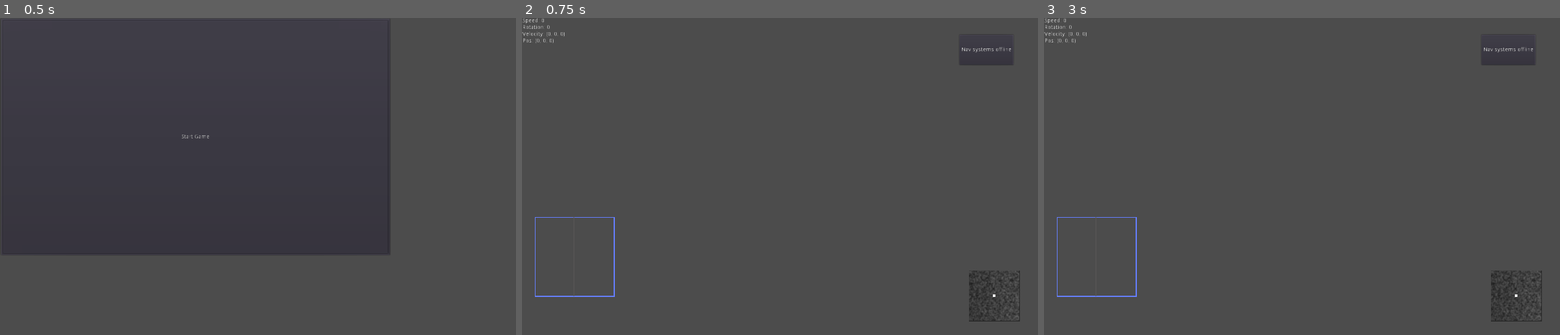
Above: before the commit, frames 1-3 (left to right).
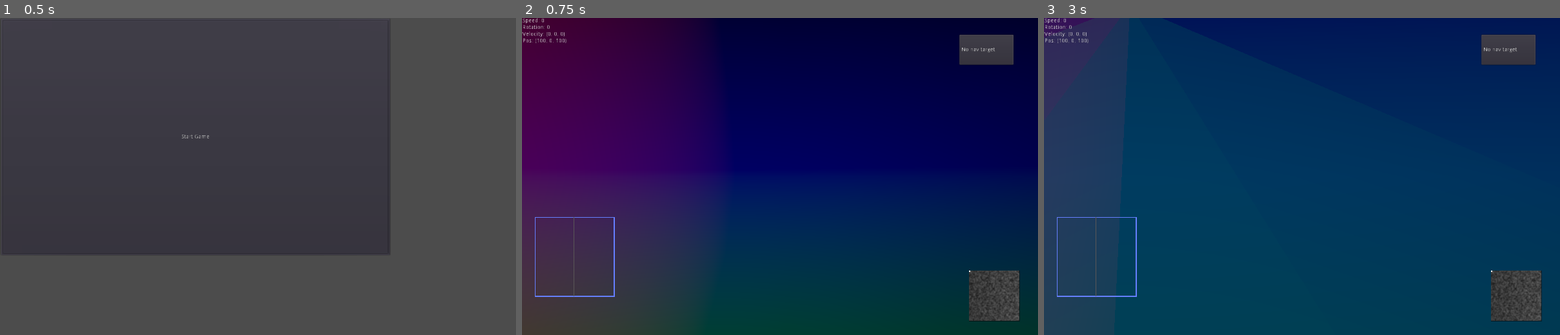
Above: after the commit, the same moments.

Repository: wraitii/WindRider
Game: Godot game, scene res://source/gui/MainMenu.tscn
The game is run twice, just before and just after one commit, with the same random seed, the same clock (stepped at 60 frames per second) and the same inputs.
Inputs:
- Up to frame 1 (0.5 s): no input
- Up to frame 2 (0.75 s): click "Start Game" at 0.5 s
- Up to frame 3 (3 s): tap Enter (ship_dock) at 1.25, 1.35, 2.1 s; hold Right (ship_rotate_right) 1.28-2.03 s; tap Escape (ship_reset_systems) at 2, 2.75 s; hold Down (ship_reverse) 2.03-2.78 s; hold Right (ship_rotate_right) from 2.78 s (still down); tap C (switch_camera) at 2.85 s

Frame 1 is identical in both runs. In frame 2, 95% of the frame differs, in the area x 0-100%, y 0-100%; in frame 3, 97%.
Error before the commit: Parse Error: ':' expected at end of line. (res://source/game/ingame.gd:34)
Error after the commit: Unable to iterate on object of type 'Nil'. (res://source/game/Galaxy.gd:10)

Commit message:
Properly handle moving around and loading scenes at last

Diff:
--- a/project.godot
+++ b/project.godot
@@ -24,6 +24,7 @@
 IO="*res://source/lib/IO.gd"
 A2V="*res://source/lib/ArrayToVectors.gd"
 DataMgr="*res://source/lib/DataMgr.gd"
+NodeHelpers="*res://source/lib/NodeHelpers.gd"
 Core="*res://source/Core.gd"
 Enums="*res://source/game/Enums.gd"
 
--- a/source/Core.gd
+++ b/source/Core.gd
@@ -15,7 +15,6 @@
 const Player = preload('game/Player.tscn')
 const Ship = preload('game/Ship.tscn')
 
-var player = null;
 var galaxy = Galaxy.new()
 var shipsData = ShipDataManager.new()
 var componentsData = ComponentDataMgr.new()
@@ -24,28 +23,30 @@
 var outsideWorldSim = OutsideWorldSim.new()
 
 func startGame():
-	gameState.currentSystem = 'Sol'
+	NodeHelpers.queue_delete(get_node('/root/MainMenu'))
+
+	gameState.player = Player.instance()
 	gameState.playerShip = Ship.instance()
 	gameState.playerShip.init('Cycles')
+	gameState.playerShipID = gameState.playerShip.ID
+
+	gameState.player.setCurrentShip(gameState.playerShip)
+	get_node('/root').add_child(gameState.player)
+
 	gameState.playerShip.teleport('Sol', Vector2(100, 100))
 
-	player = Player.instance()
-	player.setCurrentShip(gameState.playerShip)
-	get_node('/root').add_child(player)
+func unload_scene():
+	## May happen at the Start
+	if gameState.currentScene == null:
+		return
+	if gameState.playerShip != null && gameState.playerShip.is_inside_tree():
+		gameState.playerShip.get_parent().remove_child(gameState.playerShip)
+	NodeHelpers.queue_delete(gameState.currentScene)
 
-	get_node('/root/MainMenu').queue_free()
-	reload_scene()
-	gameState.playerShip.global_translate(Vector3(0,0,0))
-
-func reload_scene():
-	if gameState.currentScene:
-		gameState.currentScene.queue_free()
-
-	var playerShipData = outsideWorldSim.ship(gameState.playerShip.ID);
-	print(playerShipData.data.dockedAt)
-	if playerShipData.data.dockedAt != null:
+func load_scene():
+	if gameState.playerShip.dockedAt != null:
 		gameState.currentScene = Docked.instance()
-		gameState.currentScene.init(landablesData.get(playerShipData.data.dockedAt));
+		gameState.currentScene.init(landablesData.get(gameState.playerShip.dockedAt));
 		get_node('/root').add_child(gameState.currentScene)
 	else:
 		gameState.currentScene = InGame.instance()
--- a/source/game/Docked.gd
+++ b/source/game/Docked.gd
@@ -7,4 +7,4 @@
 	get_node('PlanetName').text = landableData.name
 
 func _on_Undock_pressed():
-	Core.gameState.playerShip.do_undock()
+	Core.gameState.playerShip._do_undock()
--- a/source/game/Enums.gd
+++ b/source/game/Enums.gd
@@ -7,3 +7,8 @@
 	TELEPORTING,
 	JUMPING
 }
+
+enum DOCKSTATUS {
+	DOCKING,
+	UNDOCKING
+}
--- a/source/game/GameStatus.gd
+++ b/source/game/GameStatus.gd
@@ -1,8 +1,14 @@
 extends Node
 
+var player = null;
+
 var playerShip = null
+var playerShipID = null
+
 # used to know which system to instance
 var currentSystem = null;
+var currentScene = null;
 
-var currentScene = null;
+
+
 var cameraMode = null;
--- a/source/game/InGameInput.gd
+++ b/source/game/InGameInput.gd
@@ -3,7 +3,7 @@
 func parse_input():
 	var commands = []
 
-	var player = Core.player
+	var player = Core.gameState.player
 	if !player:
 		return
 
--- a/source/game/JumpZone.gd
+++ b/source/game/JumpZone.gd
@@ -13,4 +13,3 @@
 		up = Vector3(1,0,0)
 	obj.look_at_from_position(translation, target, up)
 	get_parent().get_parent().add_child(obj)
-	Core.outsideWorldSim.quit_hypernavigation(obj.ID);
--- a/source/game/Landable.gd
+++ b/source/game/Landable.gd
@@ -8,6 +8,13 @@
 
 func init(landableName):
 	data = Core.landablesData.get(landableName)
+
+func deliver(obj):
+	obj.translation = translation
+	obj.translation.y = 0;
+	obj.linear_velocity = Vector3(0,0,0)
+	obj.angular_velocity = Vector3(0,0,0)
+	get_parent().get_parent().add_child(obj)
 
 const Docking = preload('res://source/game/comms/Docking.gd')
 
--- a/source/game/OutsideWorldSimulator.gd
+++ b/source/game/OutsideWorldSimulator.gd
@@ -15,6 +15,8 @@
 var _ships = {
 }
 
+#### Optimizations
+
 # array-per-landable of ships navigating in system
 var _shipIDsInSystem = {
 }
@@ -23,37 +25,9 @@
 var _shipIDsDockedAt = {
 }
 
-signal bring_in(obj)
+signal bring_ship_in(ID)
 
 var ids = 0;
-
-class HypernavigationData:
-	var method = null;
-	var to = null;
-	var data = null;
-
-	func _init(m, t, d = {}):
-		to = t
-		method = m
-		data = d
-
-	static func hyperjump(to):
-		return HypernavigationData.new(
-			Enums.HYPERNAVMETHOD.JUMPING,
-			to
-		)
-	static func teleport(to, pos):
-		return HypernavigationData.new(
-			Enums.HYPERNAVMETHOD.TELEPORTING,
-			to,
-			{ 'position': pos }
-		)
-
-class _shipsimData:
-	var lastSystem = null;
-	var currentSystem = null;
-	var hyperNavigating = null;
-	var dockedAt = null;
 
 func ship(ID):
 	assert(ID in _ships)
@@ -62,64 +36,55 @@
 func assign_id(ship):
 	ship.ID = ids;
 	ids += 1;
-	_ships[ship.ID] = {
-		'ship': ship,
-		'data': _shipsimData.new()
-	};
-	ship.connect('docking', self, 'ship_dock')
-	ship.connect('undocking', self, 'ship_undock')
-	ship.connect('jumping', self, 'ship_jump')
-	ship.connect('teleporting', self, 'ship_teleport')
+	_ships[ship.ID] = ship
 
-func ship_dock(ship, at):
-	var data = _ships[ship.ID].data;
-	assert(data.hyperNavigating == null)
-	_docked_at(ship.ID, at)
-	data.dockedAt = at;
-	if ship == Core.gameState.playerShip:
-		Core.reload_scene();
+	ship.connect('docked', self, 'ship_docked')
+	ship.connect('undocked', self, 'ship_undocked')
+	ship.connect('jumped', self, 'ship_jumped')
+	ship.connect('unjumped', self, 'ship_unjumped')
 
-func ship_undock(ship):
-	var data = _ships[ship.ID].data;
-	assert(data.hyperNavigating == null)
-	assert(data.dockedAt != null)
-	assert(_shipIDsDockedAt[data.dockedAt].has(ship.ID))
-	_shipIDsDockedAt[data.dockedAt].erase(ship.ID)
-	if ship == Core.gameState.playerShip:
-		Core.reload_scene();
-	emit_signal('bring_in', ship)
+func _ship_appears(shipID):
+	if Core.gameState.playerShipID == shipID:
+		Core.load_scene()
+	emit_signal("bring_ship_in", shipID)
 
-func ship_jump(ship, to):
-	var data = _ships[ship.ID].data;
-	assert(data.currentSystem != null)
-	data.lastSystem = data.currentSystem;
-	data.currentSystem = null;
-	_shipIDsInSystem[data.lastSystem].erase(ship.ID)
-	data.hyperNavigating = HypernavigationData.hyperjump(to)
-	if ship == Core.gameState.playerShip:
-		Core.gameState.currentSystem = to
-		Core.reload_scene();
-	emit_signal('bring_in', ship)
+func ship_docked(shipID, at):
+	assert(shipID in _ships)
 
-func ship_teleport(ship, to, pos):
-	var data = _ships[ship.ID].data;
-	data.lastSystem = data.currentSystem; # may be null
-	data.currentSystem = null;
-	_shipIDsInSystem[data.lastSystem].erase(ship.ID)
-	data.hyperNavigating = HypernavigationData.teleport(to, pos)
-	emit_signal('bring_in', ship)
-
-func quit_hypernavigation(shipID):
-	_ships[shipID].data.currentSystem = _ships[shipID].data.hyperNavigating.to;
-	assert(_ships[shipID].data.currentSystem != null)
-	_ships[shipID].data.hyperNavigating = null;
-
-func _docked_at(shipID, at):
 	if !(at in _shipIDsDockedAt):
 		_shipIDsDockedAt[at] = []
 	_shipIDsDockedAt[at].push_back(shipID)
 
-func _add_to_system(shipID, sys):
-	if !(sys in _shipIDsInSystem):
-		_shipIDsInSystem[sys] = []
-	_shipIDsInSystem[sys].push_back(shipID)
+	if Core.gameState.playerShipID == shipID:
+		Core.load_scene()
+
+func ship_jumped(shipID, from):
+	assert(shipID in _ships)
+	# May be null in case we teleport out of thin air
+	if from != null:
+		assert(from in _shipIDsInSystem)
+		_shipIDsInSystem[from].erase(shipID)
+		if _shipIDsInSystem[from].empty():
+			_shipIDsInSystem.erase(from)
+
+	if shipID == Core.gameState.playerShipID:
+		# so here we would simulate time passing.
+		ship(shipID)._do_unjump()
+
+func ship_undocked(shipID, at):
+	assert(shipID in _ships)
+	assert(at in _shipIDsDockedAt)
+	_shipIDsDockedAt[at].erase(shipID)
+	if _shipIDsDockedAt[at].empty():
+		_shipIDsDockedAt.erase(at)
+
+	_ship_appears(shipID)
+
+func ship_unjumped(shipID, into):
+	assert(shipID in _ships)
+
+	if !(into in _shipIDsInSystem):
+		_shipIDsInSystem[into] = []
+	_shipIDsInSystem[into].push_back(shipID)
+
+	_ship_appears(shipID)
--- a/source/game/Ship.gd
+++ b/source/game/Ship.gd
@@ -8,21 +8,28 @@
 const Graphics = preload('res://source/graphics/Ship.tscn')
 
 var ID;
+export (String) var shipDataName;
+
+
+var dockingProcedure = null
+
+var lastSystem = null;
+var currentSystem = null;
 var dockedAt = null;
 
-export (String) var shipDataName;
-
-var dockingProcedure = null
+var hyperNavigating = null;
+var docking = null;
 
 # subsystems shorthand
 var navSystem;
 var shipStats;
 
 signal got_chat(convo, sender, chatData)
-signal docking(ship, dock)
-signal undocking(ship)
-signal jumping(ship, to)
-signal teleporting(ship, to, pos)
+
+signal docked(ID, at)
+signal undocked(ID, from)
+signal jumped(ID, from)
+signal unjumped(ID, into)
 
 func _init():
 	set_angular_damp(1.0);
@@ -43,6 +50,10 @@
 
 func _process(delta):
 	pass
+
+##############################
+##############################
+## Physics
 
 func _integrate_forces(state):
 	var ms = shipStats.get('max_speed')
@@ -76,17 +87,117 @@
 	elif cross.y < 0:
 		rotate_left(0);
 
+##############################
+##############################
+## Jumping-related helpers
+
+class HypernavigationData:
+	var method = null;
+	var to = null;
+	var data = null;
+
+	func _init(m, t, d = {}):
+		to = t
+		method = m
+		data = d
+
+	static func hyperjump(to, from):
+		return HypernavigationData.new(
+			Enums.HYPERNAVMETHOD.JUMPING,
+			to,
+			{ 'from': from }
+		)
+	static func teleport(to, pos):
+		return HypernavigationData.new(
+			Enums.HYPERNAVMETHOD.TELEPORTING,
+			to,
+			{ 'position': pos }
+		)
+
+class DockingData:
+	var status = null;
+	var dock = null;
+
+	func _init(s, d):
+		status = s
+		dock = d
+
+	static func dock(to):
+		return DockingData.new(
+			Enums.DOCKSTATUS.DOCKING,
+			to
+		)
+	static func undock(from):
+		return DockingData.new(
+			Enums.DOCKSTATUS.UNDOCKING,
+			from
+		)
+
+func _jump_out():
+	navSystem.targetNode = null;
+	Core.unload_scene();
+	lastSystem = currentSystem
+	currentSystem = null
+	emit_signal('jumped', ID, lastSystem)
+
+func _do_jump(to):
+	assert(to != currentSystem)
+	hyperNavigating = HypernavigationData.hyperjump(to, currentSystem)
+	_jump_out()
+
+func _teleport(to, pos):
+	if to != currentSystem:
+		hyperNavigating = HypernavigationData.teleport(to, pos)
+		_jump_out()
+	else:
+		translation = pos;
+
+func _do_dock(to):
+	dockingProcedure = null;
+	Core.unload_scene()
+	docking = null
+	dockedAt = to;
+	emit_signal('docked', ID, dockedAt)
+
+## These helpers will be called by the outside world or the player
+## But they don't handle actual in-scene logic
+
+func _do_undock():
+	assert(dockedAt != null)
+	Core.unload_scene()
+	docking = DockingData.undock(dockedAt)
+	dockedAt = null;
+	emit_signal('undocked', ID, docking.dock)
+	_undocking_done()
+
+func _do_unjump():
+	assert(hyperNavigating != null)
+	currentSystem = hyperNavigating.to
+	emit_signal('unjumped', ID, hyperNavigating.to)
+	_unjumping_done()
+
+func _undocking_done():
+	docking = null;
+
+func _unjumping_done():
+	hyperNavigating = null;
+
+##############################
+##############################
+## External jumping interface
+
+func jump(to):
+	_do_jump(to)
+
 func teleport(to, pos):
-	navSystem.targetNode = null;
-	if self.is_inside_tree():
-		get_parent().remove_child(self)
-	emit_signal('teleporting', self, to, pos)
-
-func do_jump(to):
-	navSystem.targetNode = null;
-	if self.is_inside_tree():
-		get_parent().remove_child(self)
-	emit_signal('jumping', self, to)
+	_teleport(to, pos)
+
+func dock(to):
+	_do_dock(to)
+
+##############################
+##############################
+## Comms-related
 
 func try_dock():
 	if navSystem.targetNode == null:
@@ -94,7 +205,7 @@
 
 	if navSystem.targetNode is JumpZone:
 		if navSystem.targetNode.overlaps_body(self):
-			do_jump(navSystem.targetNode.jumpTo)
+			jump(navSystem.targetNode.jumpTo)
 		return
 
 	if dockingProcedure != null:
@@ -103,20 +214,9 @@
 
 	dockingProcedure = Docking.new(self, navSystem.targetNode)
 	dockingProcedure.ask_for_docking()
-
-func do_dock(to):
-	dockingProcedure = null;
-	if self.is_inside_tree():
-		get_parent().remove_child(self)
-	emit_signal('docking', self, to.data.name)
-
-func do_undock():
-	if self.is_inside_tree():
-		get_parent().remove_child(self)
-	emit_signal('undocking', self)
 
 func on_received_chat(convo, sender, chatData):
 	emit_signal('got_chat', convo, sender, chatData)
 	if convo is Docking:
 		if chatData.data.type == Docking.DOCKING_NOW:
-			do_dock(sender)
+			dock(sender.data.name)
--- a/source/game/Speed.gd
+++ b/source/game/Speed.gd
@@ -4,7 +4,7 @@
 	pass
 
 func _process(delta):
-	var ship = Core.player.get_current_ship()
+	var ship = Core.gameState.player.get_current_ship()
 
 	if !ship: return
 	var txt = "Speed: " + str(ship.get_linear_velocity().length()) + "\n"
--- a/source/game/gui/Radar.gd
+++ b/source/game/gui/Radar.gd
@@ -4,7 +4,7 @@
 var radar = {}
 
 func _process(delta):
-	var playerShip = Core.player.get_current_ship()
+	var playerShip = Core.gameState.player.get_current_ship()
 	var landables = get_tree().get_nodes_in_group('Landables')
 
 	for l in landables:
--- a/source/game/ingame.gd
+++ b/source/game/ingame.gd
@@ -5,51 +5,55 @@
 const System = preload('System.tscn')
 
 func _ready():
-	_system = Core.gameState.currentSystem;
+	_system = Core.gameState.playerShip.currentSystem;
 
 	var system = System.instance()
 	system.init(Core.galaxy.system(_system))
 	self.add_child(system)
 
-	bring_in_all()
+	Core.outsideWorldSim.connect('bring_ship_in', self, 'bring_ship_in')
 
-	Core.outsideWorldSim.connect('bring_in', self, 'bring_in')
+	pass
 
+func _exit_tree():
+	Core.outsideWorldSim.disconnect('bring_ship_in', self, 'bring_ship_in')
+
+func _loaded_player_ship():
 	get_node('Camera').followedShip = Core.gameState.playerShip
 	get_node('VelocityRadar').set_follower(Core.gameState.playerShip)
 	get_node('NavSystem').navSystem = Core.gameState.playerShip.navSystem
 
-	pass
-
-func bring_in_all():
-	var ships = Core.outsideWorldSim.poll_all_arriving_at(_system);
-	for shipID in ships:
-		bring_in(shipID)
-
-func bring_in(shipID):
+func bring_ship_in(shipID):
 	var ship = Core.outsideWorldSim.ship(shipID)
-	if ship.data.dockedAt != null:
+	if ship.docking != null:
+		assert(ship.docking.status == Enums.DOCKSTATUS.UNDOCKING)
 		var landables = get_tree().get_nodes_in_group('Landables')
 		for l in landables:
-			if l.data.name == ship.data.dockedAt
-				l.deliver(ship.ship)
-	assert(ship.data.hyperNavigating != null)
-	match ship.data.hyperNavigating.method:
-		Enums.HYPERNAVMETHOD.JUMPING:
-			var landables = get_tree().get_nodes_in_group('Landables')
-			for l in landables:
-				if !('jumpTo' in l):
-					continue
-				if l.jumpTo == ship.data.lastSystem:
-					l.deliver(ship.ship)
-		Enums.HYPERNAVMETHOD.TELEPORTING:
-			self.add_child(ship.ship)
-			ship.ship.translation = Vector3(
-				ship.data.hyperNavigating.data.position.x,
-				0,
-				ship.data.hyperNavigating.data.position.y
+			if l.data.name == ship.docking.dock:
+				l.deliver(ship)
+				break
+	elif ship.hyperNavigating != null:
+		match ship.hyperNavigating.method:
+			Enums.HYPERNAVMETHOD.JUMPING:
+				var landables = get_tree().get_nodes_in_group('Landables')
+				for l in landables:
+					print(l)
+					if !('jumpTo' in l):
+						continue
+					print(l.jumpTo)
+					print(ship.hyperNavigating.data.from)
+					if l.jumpTo == ship.hyperNavigating.data.from:
+						l.deliver(ship)
+						break
+			Enums.HYPERNAVMETHOD.TELEPORTING:
+				self.add_child(ship)
+				ship.translation = Vector3(
+					ship.hyperNavigating.data.position.x,
+					0,
+					ship.hyperNavigating.data.position.y
 			)
-			Core.outsideWorldSim.quit_hypernavigation(shipID);
+	if shipID == Core.gameState.playerShipID:
+		_loaded_player_ship()
 
 func _process(delta):
 	pass
--- /dev/null
+++ b/source/lib/NodeHelpers.gd
@@ -0,0 +1,5 @@
+extends Node
+
+static func queue_delete(node):
+	node.get_parent().remove_child(node)
+	node.queue_free()
